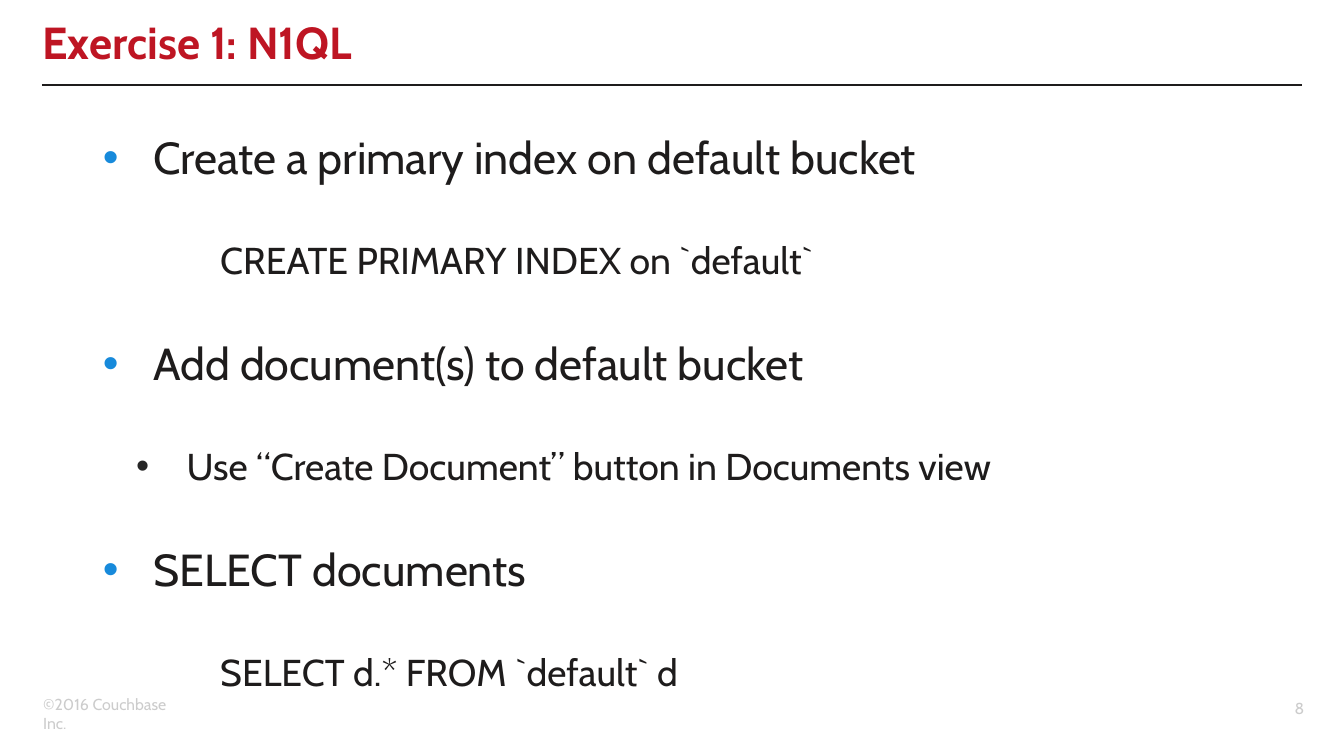
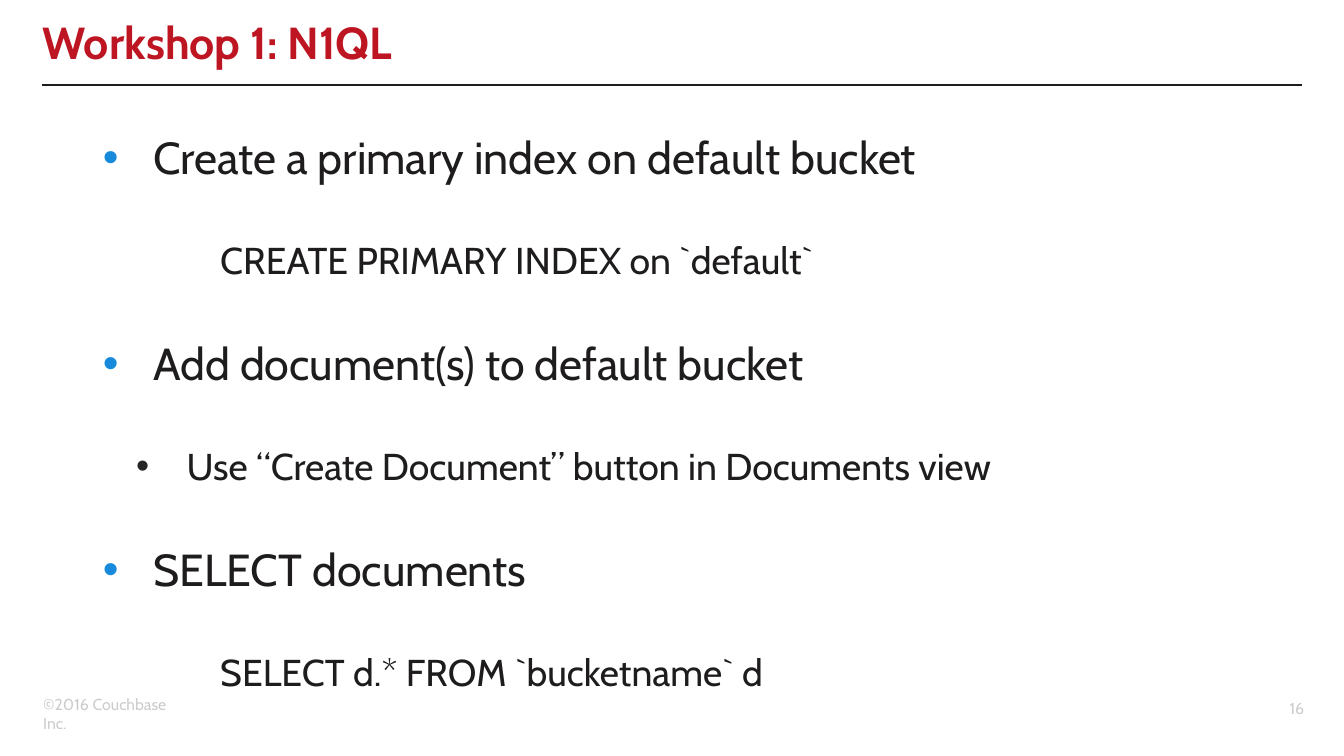
Before and after one commit to couchbaselabs/aspnet-nosql-workshop, a slide deck: slide 16 of 02/02.pptx (slide 8 before the commit). Drawn at 1344x756 pixels with LibreOffice and Linux fonts; fonts in the diff are those of the drawing; background and template pictures are left out. Boxes give left, top, right and bottom in pixels: in the first picture for what was removed or moved away, otherwise in the second. Text is boxed around its words. In the diff, an @@ line names an element or a change of style, - is before the commit and + after.

```diff
--- a/02/02.pptx
+++ b/02/02.pptx
@@ title at [43, 25, 393, 69]: text changed @@
-Exercise 1: N1QL
+Workshop 1: N1QL
@@ text at [220, 658, 763, 687]: text changed @@
-  SELECT d.* FROM `default` d
+  SELECT d.* FROM `bucketname` d
@@ page number at [1290, 703, 1305, 714]: text changed @@
-8
+16
```
Also in this commit, not shown: 5 other slides changed, 4 slides added, 6 slides removed.
